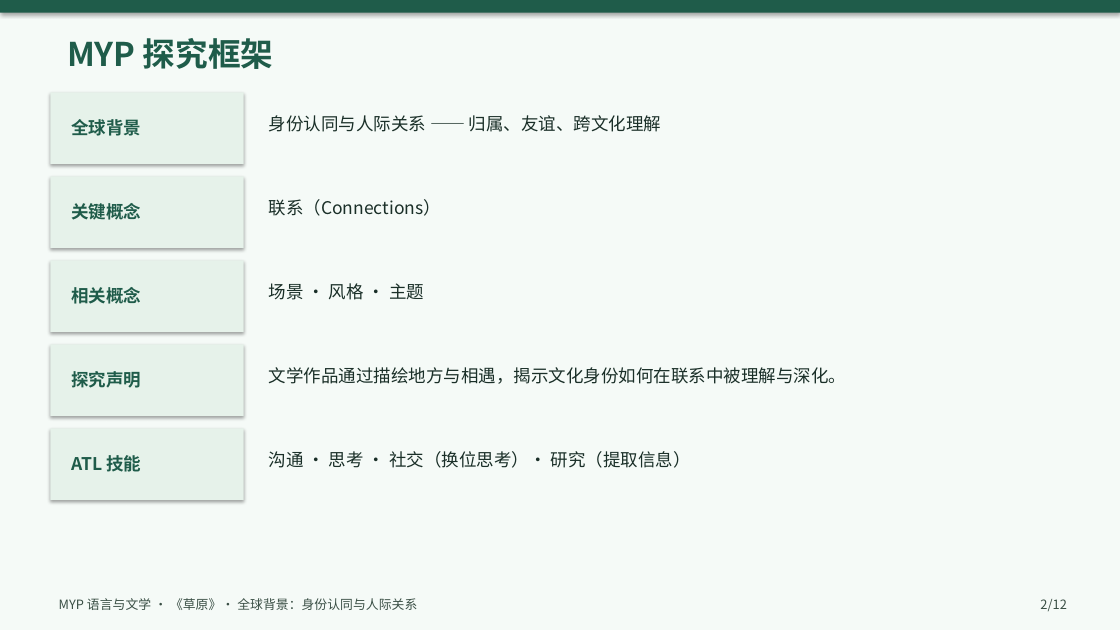
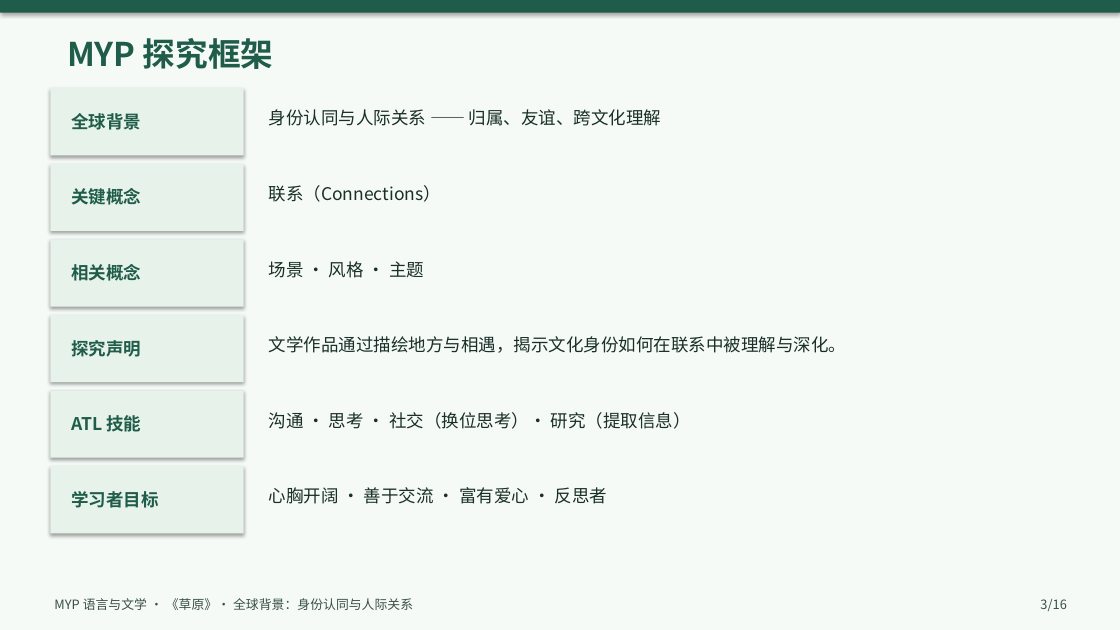
Before and after one commit to cuijinqueen-cyber/IBDP-Chinese-A, a slide deck: slide 3 of ppt/草原_MYP教案课件.pptx (slide 2 before the commit). Drawn at 1120x630 pixels with LibreOffice and Linux fonts; fonts in the diff are those of the drawing. Boxes give left, top, right and bottom in pixels: in the first picture for what was removed or moved away, otherwise in the second. Text is boxed around its words. In the diff, an @@ line names an element or a change of style, - is before the commit and + after.

```diff
--- a/ppt/草原_MYP教案课件.pptx
+++ b/ppt/草原_MYP教案课件.pptx
@@ rectangle: place and size @@
-rectangle at bbox=[50, 92, 244, 164]
+rectangle at bbox=[50, 88, 244, 155]
@@ text "全球背景": place and size @@
-text "全球背景" at bbox=[71, 119, 141, 136]
+text "全球背景" at bbox=[71, 113, 141, 130]
@@ text "身份认同与人际关系 —— 归属、友谊、跨文化理解": place and size @@
-text "身份认同与人际关系 —— 归属、友谊、跨文化理解" at bbox=[269, 115, 661, 132]
+text "身份认同与人际关系 —— 归属、友谊、跨文化理解" at bbox=[269, 109, 661, 126]
@@ rectangle: place and size @@
-rectangle at bbox=[50, 176, 244, 248]
+rectangle at bbox=[50, 164, 244, 231]
@@ text "联系（Connections）": place and size @@
-text "联系（Connections）" at bbox=[269, 199, 441, 216]
+text "联系（Connections）" at bbox=[269, 185, 441, 202]
@@ text "关键概念": place and size @@
-text "关键概念" at bbox=[71, 203, 141, 220]
+text "关键概念" at bbox=[71, 188, 141, 205]
@@ rectangle: place and size @@
-rectangle at bbox=[50, 260, 244, 332]
+rectangle at bbox=[50, 239, 244, 307]
@@ text "相关概念": place and size @@
-text "相关概念" at bbox=[71, 287, 141, 304]
+text "相关概念" at bbox=[71, 264, 141, 281]
@@ text "场景 · 风格 · 主题": place and size @@
-text "场景 · 风格 · 主题" at bbox=[269, 283, 424, 300]
+text "场景 · 风格 · 主题" at bbox=[269, 261, 424, 278]
@@ rectangle: place and size @@
-rectangle at bbox=[50, 344, 244, 416]
+rectangle at bbox=[50, 315, 244, 382]
@@ text "探究声明": place and size @@
-text "探究声明" at bbox=[71, 371, 141, 388]
+text "探究声明" at bbox=[71, 340, 141, 357]
@@ text "文学作品通过描绘地方与相遇，揭示文化身份如何在联系中被理解与深化。": place and size @@
-text "文学作品通过描绘地方与相遇，揭示文化身份如何在联系中被理解与深化。" at bbox=[269, 367, 846, 384]
+text "文学作品通过描绘地方与相遇，揭示文化身份如何在联系中被理解与深化。" at bbox=[269, 336, 846, 353]
@@ rectangle: place and size @@
-rectangle at bbox=[50, 429, 244, 500]
+rectangle at bbox=[50, 391, 244, 458]
@@ text "ATL 技能": place and size @@
-text "ATL 技能" at bbox=[71, 455, 141, 472]
+text "ATL 技能" at bbox=[71, 415, 141, 432]
@@ text "沟通 · 思考 · 社交（换位思考）· ...": place and size @@
-text "沟通 · 思考 · 社交（换位思考）· ..." at bbox=[269, 451, 691, 468]
+text "沟通 · 思考 · 社交（换位思考）· ..." at bbox=[269, 412, 691, 429]
@@ rectangle added at bbox=[50, 466, 244, 534], fill #E6F2EA @@
@@ text added at bbox=[71, 491, 158, 508], 15 pt, text #1F5C4A, bold @@
+学习者目标
@@ text added at bbox=[269, 487, 607, 504], 15 pt, text #1A2F28 @@
+心胸开阔 · 善于交流 · 富有爱心 · 反思者
@@ text "MYP 语言与文学 · 《草原》· 全球背景：身份认同与人际关系": place and size @@
-text "MYP 语言与文学 · 《草原》· 全球背景：身份认同与人际关系" at bbox=[59, 598, 417, 610]
+text "MYP 语言与文学 · 《草原》· 全球背景：身份认同与人际关系" at bbox=[54, 598, 413, 610]
@@ text at bbox=[1040, 599, 1066, 611]: text changed @@
-2/12
+3/16
```
Also in this commit, not shown: 11 other slides changed, 4 slides added, 2 other files.
